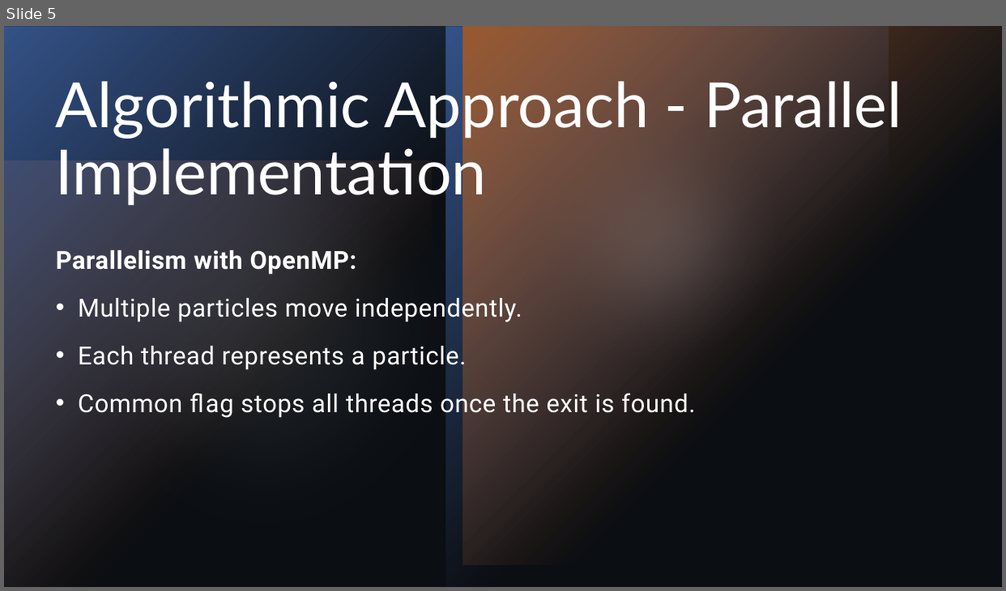
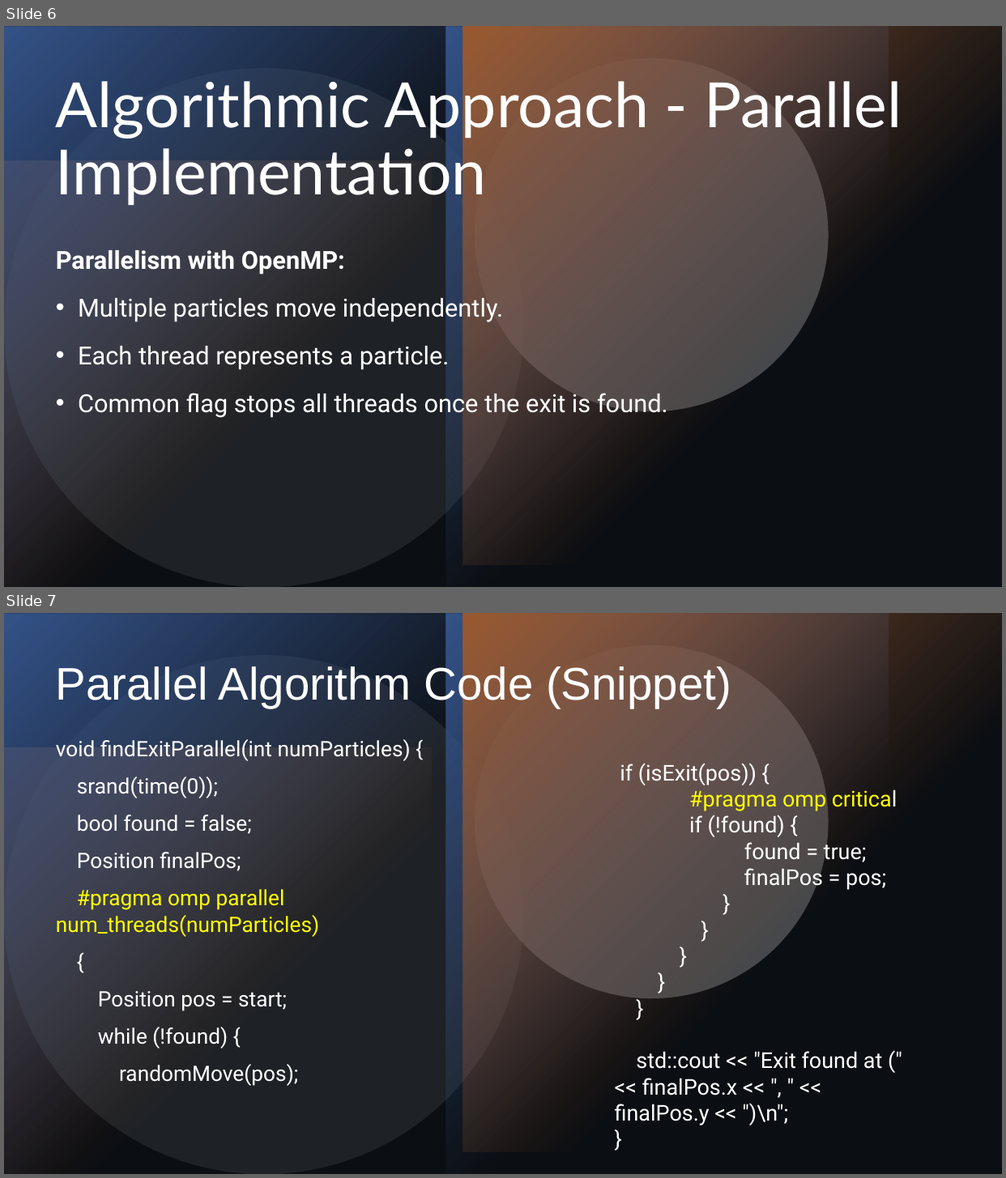
Before and after one commit to R-Marconi01/Maze-Solver, a slide deck: Maze Solver.pptx. Shown one above the other, each under a label of ours: slide 5 before the commit, slides 6 and 7 after it. The pictures are 1006x591 and 1006x1178 pixels, drawn with LibreOffice and Linux fonts; fonts in the diff are those of the drawing. Boxes give left, top, right and bottom in pixels: in the first picture for what was removed or moved away, otherwise in the second. Text is boxed around its words. In the diff, an @@ line names an element or a change of style, - is before the commit and + after.

```diff
--- a/Maze Solver.pptx
+++ b/Maze Solver.pptx
@@ slide 7 added at (4,613,1002,1174), background #000000; not listed: 7 template elements that a slide beside it also shows @@
@@ title added at (56,664,731,709), 44 pt, text #FFFFFF @@
+Parallel Algorithm Code (Snippet)
@@ text added at (56,739,411,1086), 20.5 pt, text #FFFFFF @@
+void findExitParallel(int numParticles) {
+srand(time(0));
+bool found = false;
+Position finalPos;
+#pragma omp parallel num_threads(numParticles)
+{
+Position pos = start;
+while (!found) {
+randomMove(pos);
@@ text added at (615,763,897,1126), 21 pt, text #FFFFFF @@
+if (isExit(pos)) {
+#pragma omp critical
+if (!found) {
+found = true;
+finalPos = pos;
+}
+}
+}
+}
+}
+std::cout << "Exit found at (" << finalPos.x << ", " << finalPos.y << ")\n";
+}
@@ what was slide 5 is now slide 6 @@
@@ slide 6 changed as well @@
@@ mirrored; rotation 180 to 0 degrees in 3 elements at (4,26,446,587), (446,26,889,587), (463,26,1002,565) @@
@@ mirrored; rotation 0 to 180 degrees in 3 elements at (475,58,829,412), (4,68,523,587), (4,160,432,587) @@
@@ text "Parallelism with OpenMP:" at (56,250,668,419): letter spacing 0.5 to 0 pt; less space between paragraphs @@
```
Also in this commit, not shown: 3 other slides changed, 3 other slides added, 4 slides removed.
